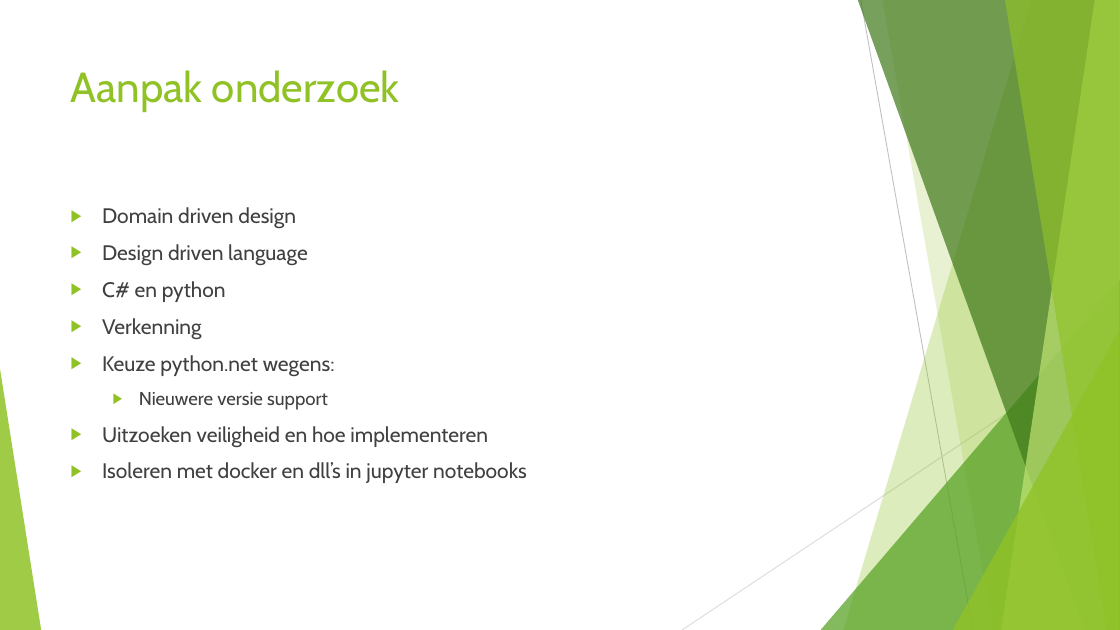
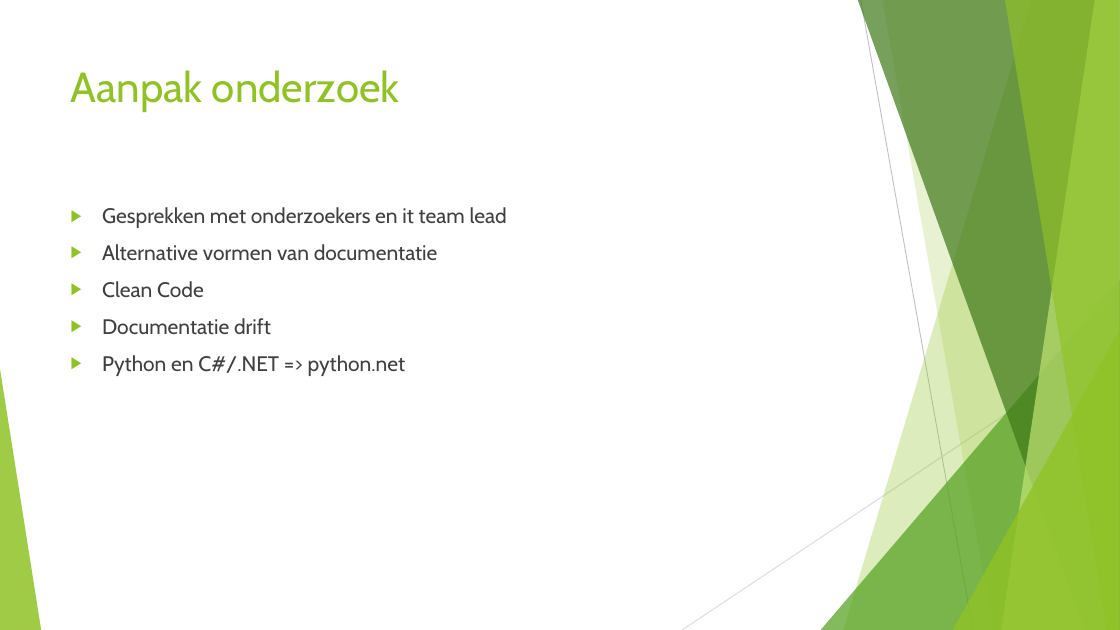
Before and after one commit to kodarakK/hogent-bachproef-caradocroetynck2526, a slide deck: slide 3 of Bachelorproef verdediging.pptx. Drawn at 1120x630 pixels with LibreOffice and Linux fonts; fonts in the diff are those of the drawing. Boxes give left, top, right and bottom in pixels: in the first picture for what was removed or moved away, otherwise in the second. Text is boxed around its words. In the diff, an @@ line names an element or a change of style, - is before the commit and + after.

Commit message:
poster + pptx

```diff
--- a/Bachelorproef verdediging.pptx
+++ b/Bachelorproef verdediging.pptx
@@ text at (102,207,507,376): text changed @@
-▶ Domain driven design
-▶ Design driven language
-▶ C# en python
-▶ Verkenning
-▶ Keuze python.net wegens:
-  ▶ Nieuwere versie support
-▶ Uitzoeken veiligheid en hoe implementeren
-▶ Isoleren met docker en dll’s in jupyter notebooks
+▶ Gesprekken met onderzoekers en it team lead
+▶ Alternative vormen van documentatie
+▶ Clean Code
+▶ Documentatie drift
+▶ Python en C#/.NET => python.net
```
Also in this commit, not shown: 1 other slide changed, 9 slides added, 6 slides removed, 3 other files.
